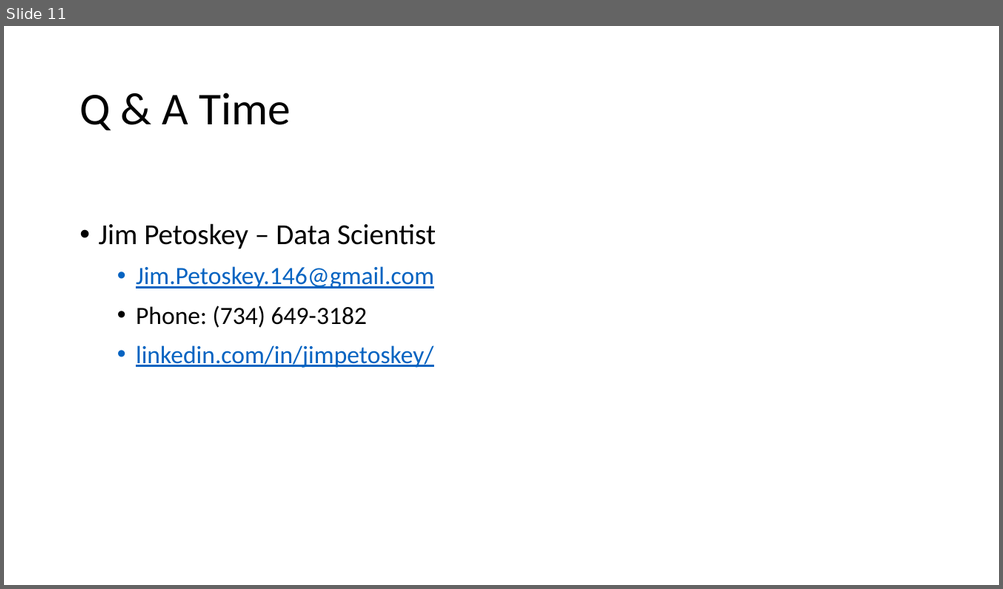
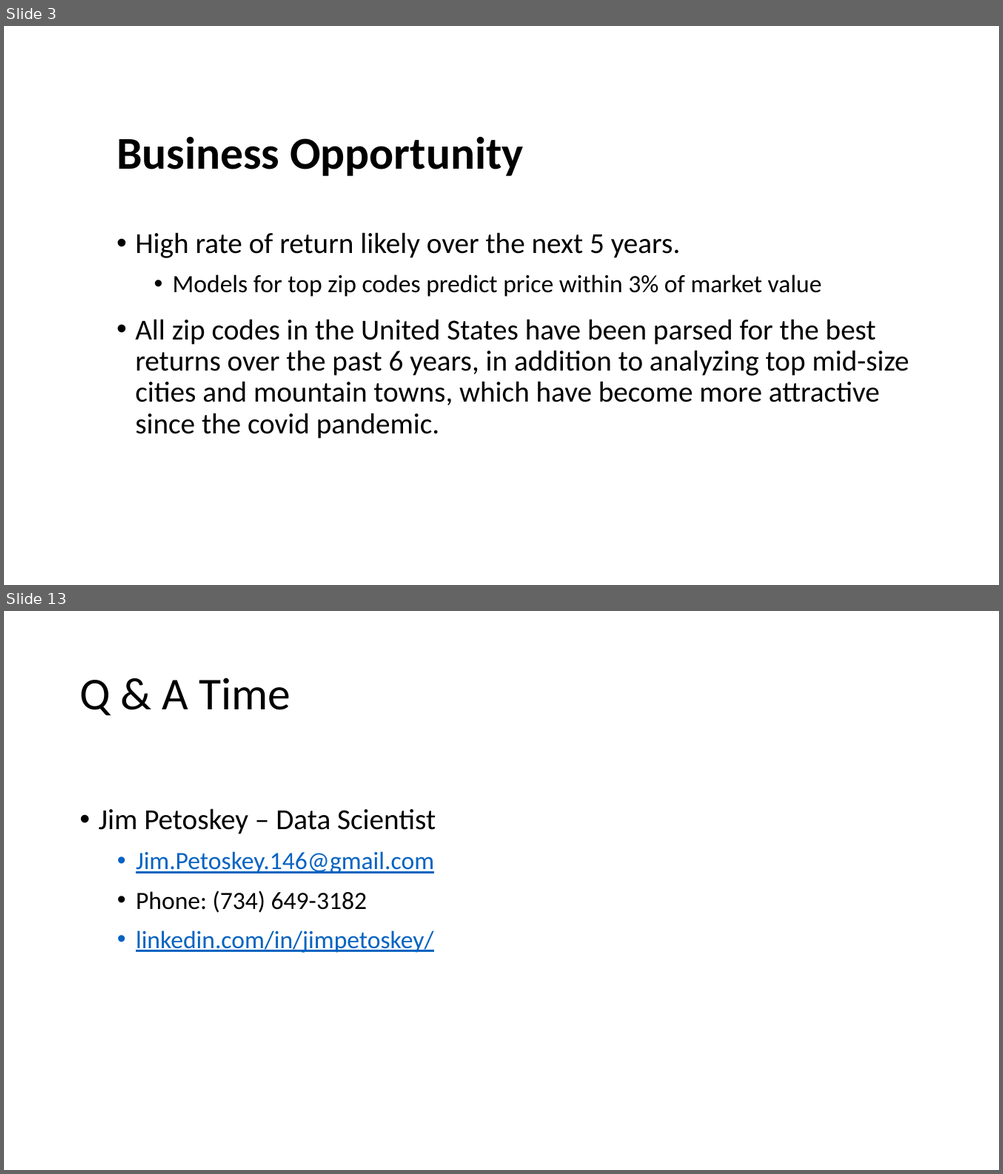
Before and after one commit to jpetoskey/Zillow_Time_Series, a slide deck: Real Estate Investment - Top Zip Codespptx.pptx. Shown one above the other, each under a label of ours: slide 11 before the commit, slides 3 and 13 after it; the slides between them are not shown. The pictures are 1003x589 and 1003x1174 pixels, drawn with LibreOffice and Linux fonts; fonts in the diff are those of the drawing. Boxes give left, top, right and bottom in pixels: in the first picture for what was removed or moved away, otherwise in the second. Text is boxed around its words. In the diff, an @@ line names an element or a change of style, - is before the commit and + after.

```diff
--- a/Real Estate Investment - Top Zip Codespptx.pptx
+++ b/Real Estate Investment - Top Zip Codespptx.pptx
@@ slide 3 added at (x1=4, y1=26, x2=999, y2=585), background #FFFFFF @@
@@ title added at (x1=116, y1=136, x2=523, y2=176), 44 pt, text #000000, bold @@
+Business Opportunity
@@ text added at (x1=135, y1=232, x2=909, y2=439), 28 pt, text #000000 @@
+• High rate of return likely over the next 5 years.
+  • Models for top zip codes predict price within 3% of market value
+• All zip codes in the United States have been parsed for the best returns over the past 6 years, in addition to analyzing top mid-size cities and mountain towns, which have become more attractive since the covid pandemic.
@@ what was slide 11 is now slide 13 @@
```
Also in this commit, not shown: 5 slides changed, 6 other slides added, 5 slides removed, 2 other files.
